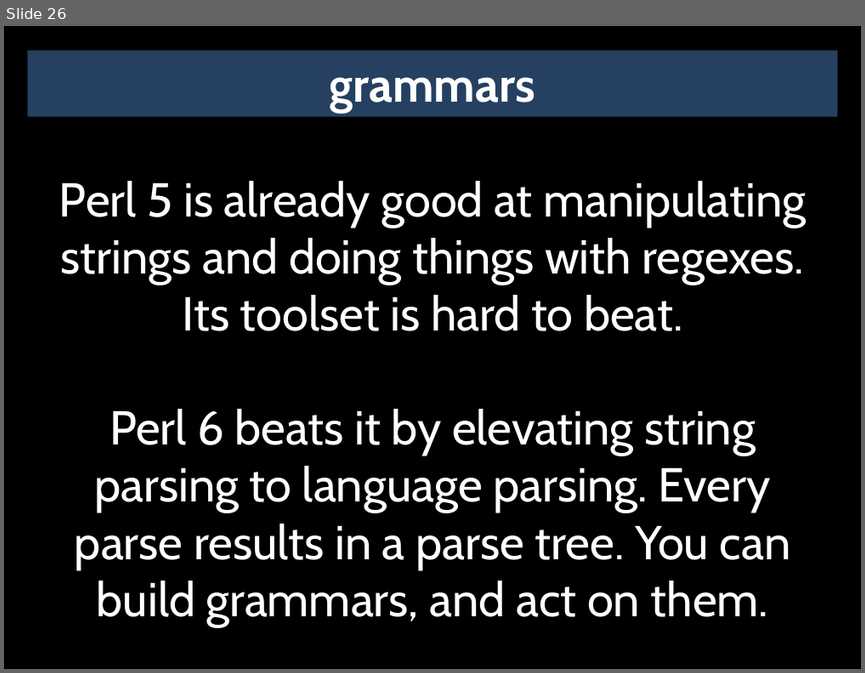
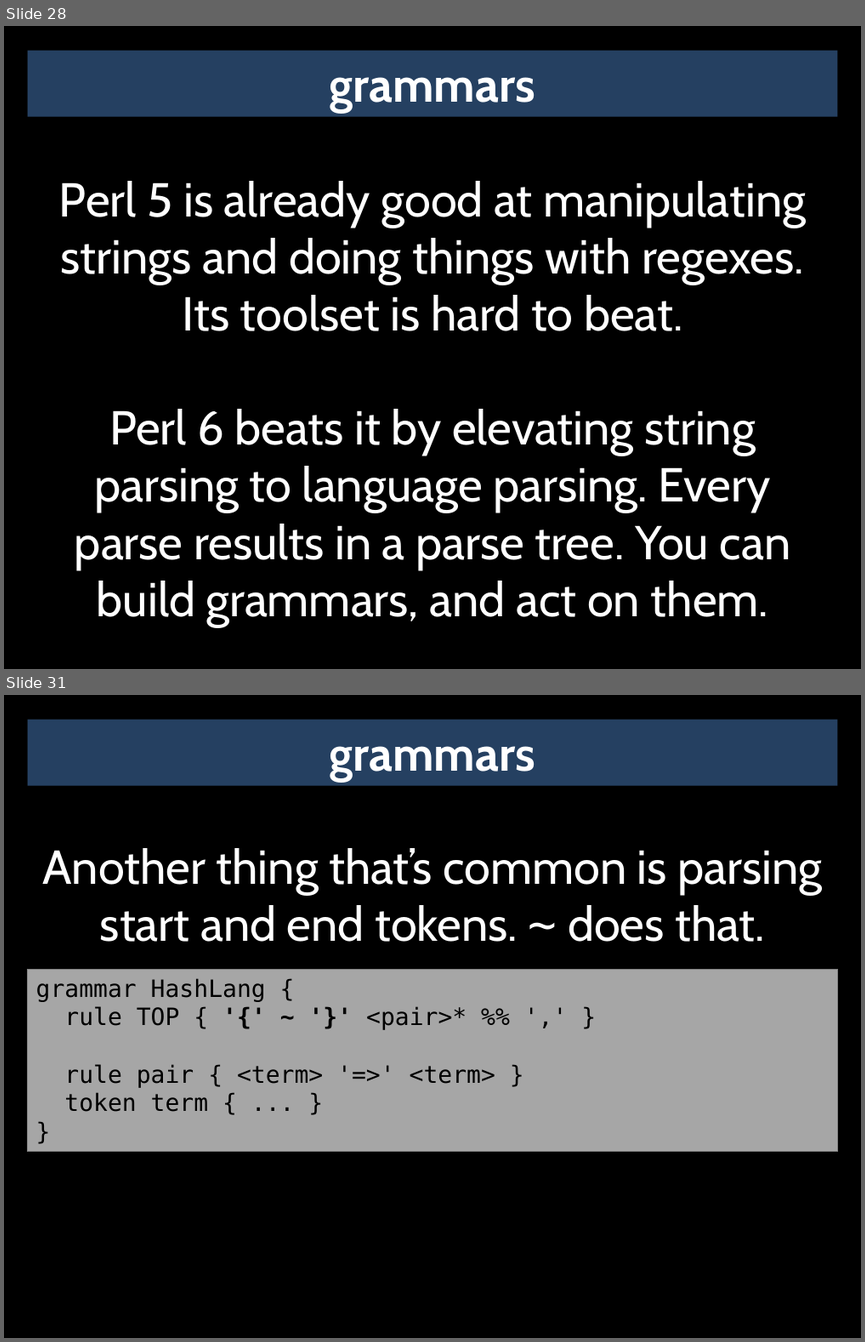
Before and after one commit to masak/talks, a slide deck: czpw-2014-pride-envy/talk.pptx. Shown one above the other, each under a label of ours: slide 26 before the commit, slides 28 and 31 after it; the slides between them are not shown. The pictures are 865x673 and 865x1342 pixels, drawn with LibreOffice and Linux fonts; fonts in the diff are those of the drawing. Boxes give left, top, right and bottom in pixels: in the first picture for what was removed or moved away, otherwise in the second. Text is boxed around its words. In the diff, an @@ line names an element or a change of style, - is before the commit and + after.

```diff
--- a/czpw-2014-pride-envy/talk.pptx
+++ b/czpw-2014-pride-envy/talk.pptx
@@ slide 31 added at box(4, 695, 861, 1338), background #000000 @@
@@ rectangle added at box(28, 720, 838, 786), fill #254061, 40 pt, text #FFFFFF, bold @@
+grammars
@@ text added at box(42, 848, 823, 941), 40 pt, text #FFFFFF @@
+Another thing that’s common is parsing start and end tokens. ~ does that.
@@ rectangle added at box(28, 970, 838, 1151), fill #A6A6A6, outline #808080 0.75 pt, 20 pt, text #000000 @@
+grammar HashLang {
+rule TOP { '{' ~ '}' <pair>* %% ',' }
+rule pair { <term> '=>' <term> }
+token term { ... }
+}
@@ what was slide 26 is now slide 28 @@
```
Also in this commit, not shown: 13 slides changed, 4 other slides added.
